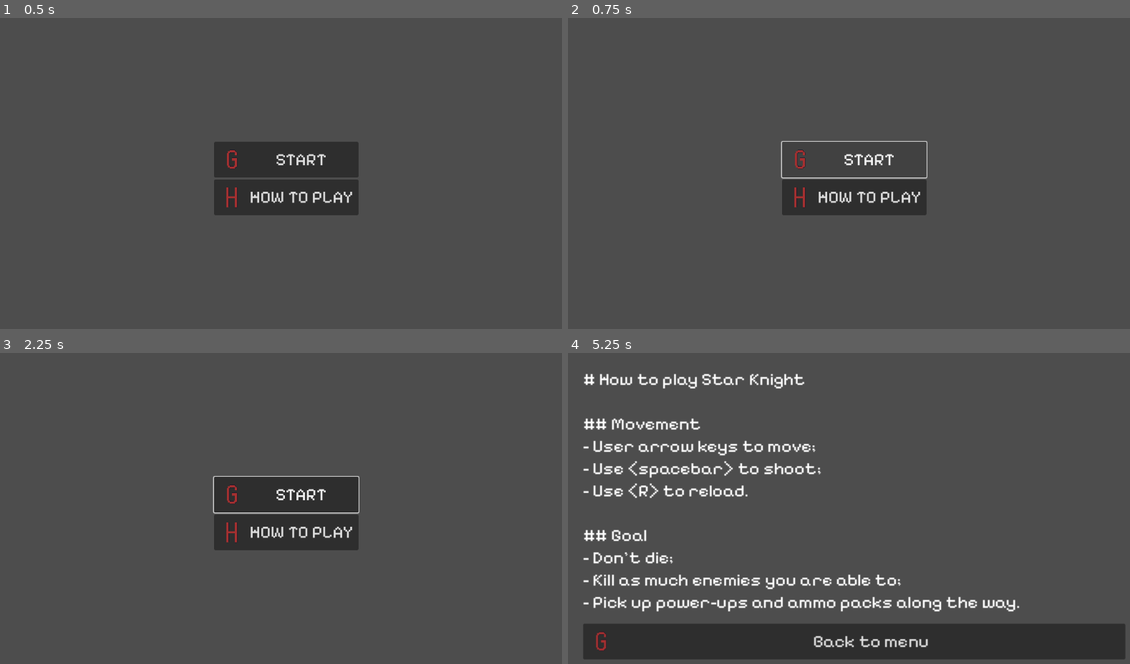
Above: before the commit, frames 1-4 (two rows, left to right).
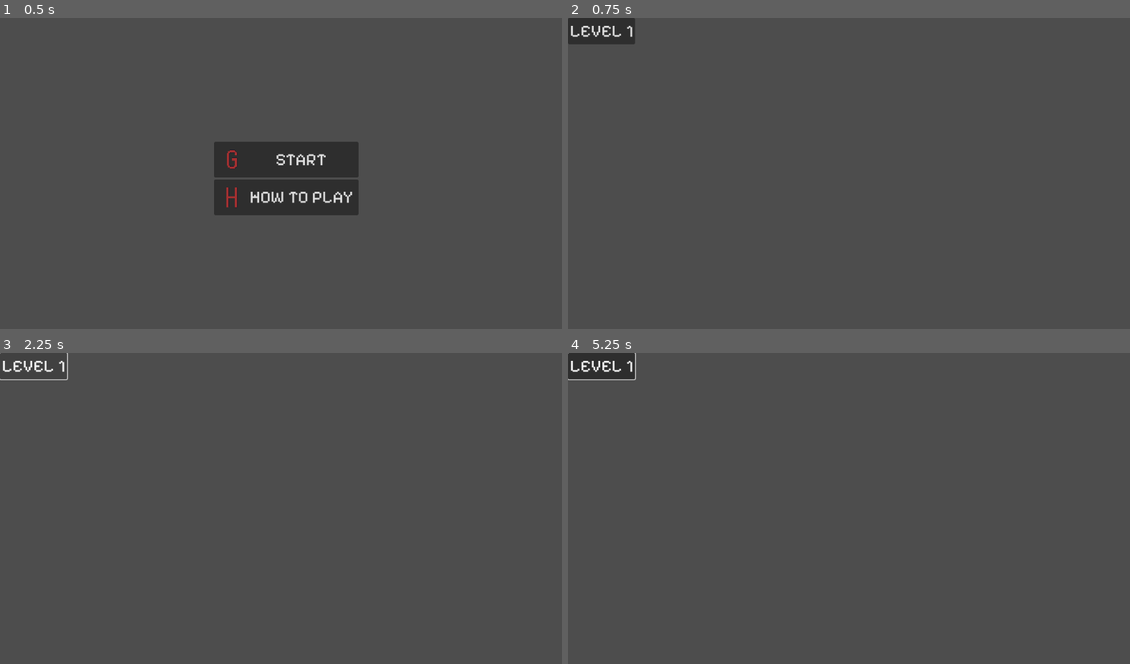
Above: after the commit, the same moments.

Repository: StampedeStudios/star-knight-gd
Game: Godot game, scene res://scenes/GameManager.tscn
The game is run twice, just before and just after one commit, with the same random seed, the same clock (stepped at 60 frames per second) and the same inputs. This scene is started directly instead of the project's main scene.
Inputs (mouse positions are in pixels of both pictures, inside the frame that each line leads up to):
- Up to frame 1 (0.5 s): no input
- Up to frame 2 (0.75 s): click "START" at 0.5 s
- Up to frame 3 (2.25 s): click (286, 496) at 1.25 s, where only the run before the commit has a clickable "START"; click (33, 365) at 2 s, where only the run after the commit has a clickable "LEVEL 1"
- Up to frame 4 (5.25 s): click (601, 365) at 2.75 s, where only the run after the commit has a clickable "LEVEL 1"; click (854, 496) at 3.5 s, where only the run before the commit has a clickable "START"; click (601, 365) at 4.25 s, where only the run after the commit has a clickable "LEVEL 1"; click (854, 533) at 5 s, where only the run before the commit has a clickable "HOW TO PLAY"

Frame 1 is identical in both runs. In frame 2, 4.3% of the frame differs, in the area x 0-64%, y 0-64%; in frame 3, 6.2%; in frame 4, 17%, in the area x 0-100%, y 0-99%.
Error before the commit: Invalid call. Nonexistent function 'hide_all' in base 'Control (user_interface.gd)'. (res://scripts/game_manager/game_manager.gd:21)

Commit message:
refactor: refactored "hide_all()" function

Diff:
--- a/scripts/game_manager/game_manager.gd
+++ b/scripts/game_manager/game_manager.gd
@@ -10,16 +10,16 @@
 ##
 ## Handles all UI events which require game logic centrilized in the [code]Game Manager[/code] such as:[br]- Load Level;[br]- Save Level;[br]- Pause Game.
 func _on_user_interface_event_initiated(event: Enums.GameEvent):
-    match event:
-        Enums.GameEvent.STARTED:
-            var level = load("res://levels/Level1.tscn")
+	match event:
+		Enums.GameEvent.STARTED:
+			var level = load("res://levels/Level1.tscn")
 
-            if not level:
-                print("Error loading level")
-                return
+			if not level:
+				print("Error loading level")
+				return
 
-            user_interface.hide_all()
-            add_child(level.instantiate())
-            pass
-        _:
-            pass
+			user_interface.hide_all()
+			add_child(level.instantiate())
+			pass
+		_:
+			pass
--- a/scripts/user_inteface/user_interface.gd
+++ b/scripts/user_inteface/user_interface.gd
@@ -42,6 +42,6 @@
     how_to_play_section.hide()
     menu.show()
 
-func _hide_all():
+func hide_all():
     menu.hide()
     how_to_play_section.hide()
